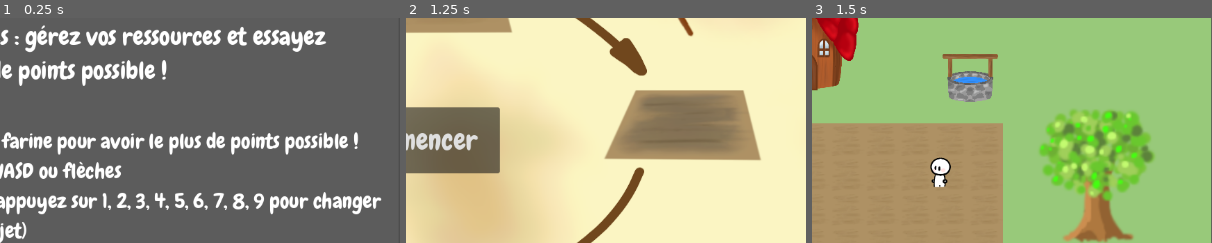
Above: before the commit, frames 1-3 (left to right).
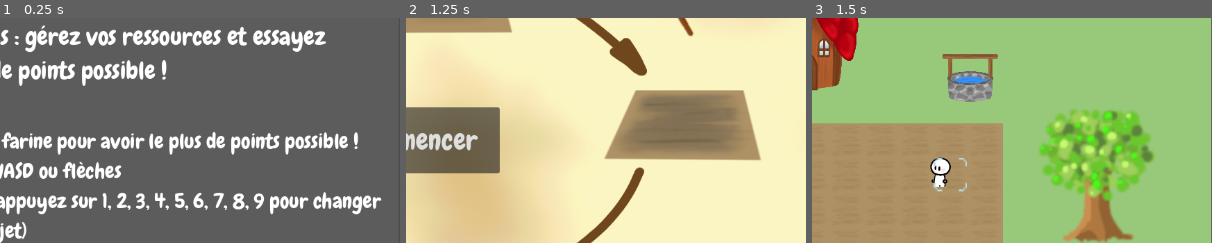
Above: after the commit, the same moments.

Repository: LaClimSx/Back-to-the-roots
Game: Godot game, scene res://Scenes/main_menu.tscn
Two runs of this game, one before a commit and one after it. Both use one fixed random seed, a clock stepped at 60 frames per second and the inputs below.
Inputs:
- Up to frame 1 (0.25 s): no input
- Up to frame 2 (1.25 s): click "Continuer" at 0.5 s
- Up to frame 3 (1.5 s): click "Commencer" at 1.25 s
The pictures show only the part of the screen within x 50-100%, y 23-73%; the shares and areas given below are measured in that part.

Frames 1-2 are identical in both runs. In frame 3, 0.1% of the frame differs, in the area x 30-39%, y 62-78%.

Commit message:
feat: cursor on player tile

Diff:
--- a/Scenes/main_menu.tscn
+++ b/Scenes/main_menu.tscn
@@ -9,6 +9,8 @@
 bg_color = Color(0.362829, 0.362829, 0.362829, 1)
 
 [sub_resource type="StyleBoxFlat" id="StyleBoxFlat_vkqvp"]
+
+[sub_resource type="StyleBoxFlat" id="StyleBoxFlat_3milt"]
 
 [node name="MainMenu" type="Control"]
 layout_mode = 3
@@ -98,5 +100,25 @@
 theme_override_font_sizes/font_size = 40
 text = "Commencer"
 
+[node name="ToEnd" type="Button" parent="Panel"]
+visible = false
+layout_mode = 1
+anchors_preset = 7
+anchor_left = 0.5
+anchor_top = 1.0
+anchor_right = 0.5
+anchor_bottom = 1.0
+offset_left = -164.5
+offset_top = -245.0
+offset_right = 164.5
+offset_bottom = -154.0
+grow_horizontal = 2
+grow_vertical = 0
+theme = ExtResource("4_tv4ip")
+theme_override_font_sizes/font_size = 60
+theme_override_styles/normal = SubResource("StyleBoxFlat_3milt")
+text = "Aller à la fin"
+
 [connection signal="pressed" from="Panel/Button" to="." method="_on_button_pressed"]
 [connection signal="pressed" from="Panel/Start" to="." method="_on_start_pressed"]
+[connection signal="pressed" from="Panel/ToEnd" to="." method="_on_to_end_pressed"]
--- a/Scenes/world.tscn
+++ b/Scenes/world.tscn
@@ -19,6 +19,7 @@
 [ext_resource type="AudioStream" uid="uid://btriyu12tfqqk" path="res://Assets/Sounds/digging.mp3" id="16_trdff"]
 [ext_resource type="AudioStream" uid="uid://dyiyrljswhkm3" path="res://Assets/Sounds/plant.mp3" id="18_lbdy7"]
 [ext_resource type="PackedScene" uid="uid://dk14a45apvgyf" path="res://Scenes/panneau.tscn" id="19_xx2e0"]
+[ext_resource type="Texture2D" uid="uid://4cuudu3v7wfj" path="res://Assets/Tiles/hotbar_selector.png" id="20_07qwg"]
 
 [sub_resource type="TileSetAtlasSource" id="TileSetAtlasSource_dy6s2"]
 texture = ExtResource("3_v4820")
@@ -179,29 +180,33 @@
 [node name="Forest" parent="." instance=ExtResource("14_fk78e")]
 position = Vector2(494.346, 187.157)
 
-[node name="worldTimer" type="Timer" parent="."]
-autostart = true
-
-[node name="Camera2D" type="Camera2D" parent="."]
-position = Vector2(287.201, 162.136)
-zoom = Vector2(2, 2)
-
-[node name="water" type="AudioStreamPlayer" parent="."]
-stream = ExtResource("16_7dtll")
-volume_db = -30.0
-
-[node name="creuser" type="AudioStreamPlayer" parent="."]
-stream = ExtResource("16_trdff")
-volume_db = -30.0
-
-[node name="planter" type="AudioStreamPlayer" parent="."]
-stream = ExtResource("18_lbdy7")
-volume_db = -15.0
-
 [node name="Panneau" parent="." instance=ExtResource("19_xx2e0")]
 process_mode = 3
 position = Vector2(178.125, 75.0629)
 scale = Vector2(0.4, 0.4)
+
+[node name="worldTimer" type="Timer" parent="."]
+autostart = true
+
+[node name="Camera2D" type="Camera2D" parent="."]
+position = Vector2(287.201, 162.136)
+zoom = Vector2(2, 2)
+
+[node name="water" type="AudioStreamPlayer" parent="."]
+stream = ExtResource("16_7dtll")
+volume_db = -30.0
+
+[node name="creuser" type="AudioStreamPlayer" parent="."]
+stream = ExtResource("16_trdff")
+volume_db = -30.0
+
+[node name="planter" type="AudioStreamPlayer" parent="."]
+stream = ExtResource("18_lbdy7")
+volume_db = -15.0
+
+[node name="Cursor" type="Sprite2D" parent="."]
+scale = Vector2(1.2, 1.2)
+texture = ExtResource("20_07qwg")
 
 [connection signal="scoreUpdated" from="CanvasLayer/Inventory" to="CanvasLayer" method="_on_inventory_score_updated"]
 [connection signal="timeout" from="worldTimer" to="." method="_on_world_timer_timeout"]
--- a/Scripts/main_menu.gd
+++ b/Scripts/main_menu.gd
@@ -14,21 +14,28 @@
 func _ready() -> void:
 	$Panel/Interactions.visible = false
 	$Panel/Start.visible = false
-	if Global.game_number == 0:
-		$Panel/controls.visible = true
-		$Panel/Button.text = "Continuer"
-		match Global.game_variation :
-			1 :
-				$Panel/text.text = variante1
-			2 :
-				$Panel/text.text = variante2
-			3 :
-				$Panel/text.text = variante3
-	else:
-		$Panel/controls.visible = false
-		var number : String = "première" if Global.game_number == 1 else "deuxième"
-		$Panel/text.text = "Félicitations, vous avez fini votre " + number + " partie avec un score de " + str(Global.scores[Global.game_number - 1])
-		$Panel/Button.text = "Rejouer"
+	$Panel/ToEnd.visible = false
+	match Global.game_number:
+		0:
+			$Panel/controls.visible = true
+			$Panel/Button.text = "Continuer"
+			match Global.game_variation :
+				1 :
+					$Panel/text.text = variante1
+				2 :
+					$Panel/text.text = variante2
+				3 :
+					$Panel/text.text = variante3
+		1:
+			$Panel/controls.visible = false
+			$Panel/text.text = "Félicitations, vous avez fini votre première partie avec un score de " + str(Global.scores[Global.game_number - 1]) + ".\n Essayez d'améliorer votre score !"
+			$Panel/Button.text = "Rejouer"
+		2:
+			$Panel/controls.visible = false
+			$Panel/text.text = "Félicitations, vous avez fini votre deuxième partie avec un score de " + str(Global.scores[Global.game_number - 1]) + ".\n Si vous pensez pouvoir faire mieux, vous pouvez tenter une troisième partie. Sinon vous pouvez aller directement à la fin."
+			$Panel/Button.text = "Rejouer"
+			$Panel/ToEnd.visible = true
+
 
 
 # Called every frame. 'delta' is the elapsed time since the previous frame.
@@ -46,3 +53,7 @@
 func _on_start_pressed():
 	get_tree().change_scene_to_file("res://Scenes/world.tscn")
 	Global.timer.start()
+
+
+func _on_to_end_pressed():
+	get_tree().change_scene_to_file("res://Scenes/end_scene.tscn")
--- a/Scripts/world.gd
+++ b/Scripts/world.gd
@@ -8,35 +8,26 @@
 @onready var inventory_gui : Control = Global.inventory_gui
 
 const TILEMAP_SCALING : float = 0.25
+const TILE_SIDE_SIZE : int = 100
 
 # Called when the node enters the scene tree for the first time.
 func _ready():
 	$Player.start(Vector2(380, 185))
-	Global.world_size = ground.get_used_rect().size * 100 * TILEMAP_SCALING
+	Global.world_size = ground.get_used_rect().size * TILE_SIDE_SIZE * TILEMAP_SCALING
 	GlobalScene.get_node("ambiance").play()
-
 
 # Called every frame. 'delta' is the elapsed time since the previous frame.
 func _process(delta):
+	var player_tile_pos : Vector2i = ground.local_to_map($Player.position / TILEMAP_SCALING)
+	$Cursor.position = player_tile_pos * TILE_SIDE_SIZE * TILEMAP_SCALING + $Cursor.texture.get_size()/2 + Vector2(2, 2)
+
 	checkActions()
 
 func checkActions():
 	if Input.is_action_just_pressed("Interact"):
 		var player : Player = $Player
 		var selected_item : Item = inventory_gui.get_selected_item()
-		var player_tile_pos : Vector2i = ground.local_to_map(player.position / TILEMAP_SCALING)
-		var viewing_tile : Vector2i
-
-		match player.direction:
-			Player.Directions.LEFT:
-				viewing_tile = player_tile_pos + Vector2i(-1,0)
-			Player.Directions.RIGHT:
-				viewing_tile = player_tile_pos + Vector2i(1,0)
-			Player.Directions.UP:
-				viewing_tile = player_tile_pos + Vector2i(0,-1)
-			Player.Directions.DOWN:
-				viewing_tile = player_tile_pos + Vector2i(0,1)
-
+		var viewing_tile : Vector2i = ground.local_to_map(player.position / TILEMAP_SCALING)
 		viewing_tile.clamp(Vector2i.ZERO, ground.get_used_rect().size)
 		var ground_atlas : Vector2i = ground.get_cell_atlas_coords(viewing_tile)
 
Not shown: 1 places in Scenes/main_menu.tscn that only renumber resources
Not shown: 1 places in Scenes/world.tscn that only renumber resources
Not shown, changed: Web/index.apple-touch-icon.png.import
Not shown, changed: Web/index.icon.png.import
Not shown, changed: Web/index.png.import
Not shown, changed: Web.zip
Not shown, changed: Web/index.html
Not shown, changed: Web/index.pck
